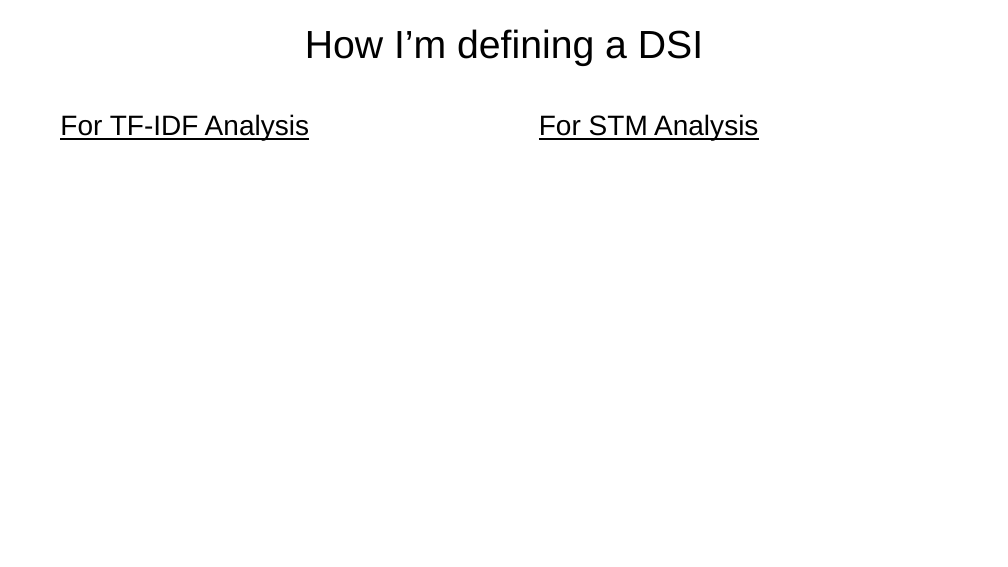
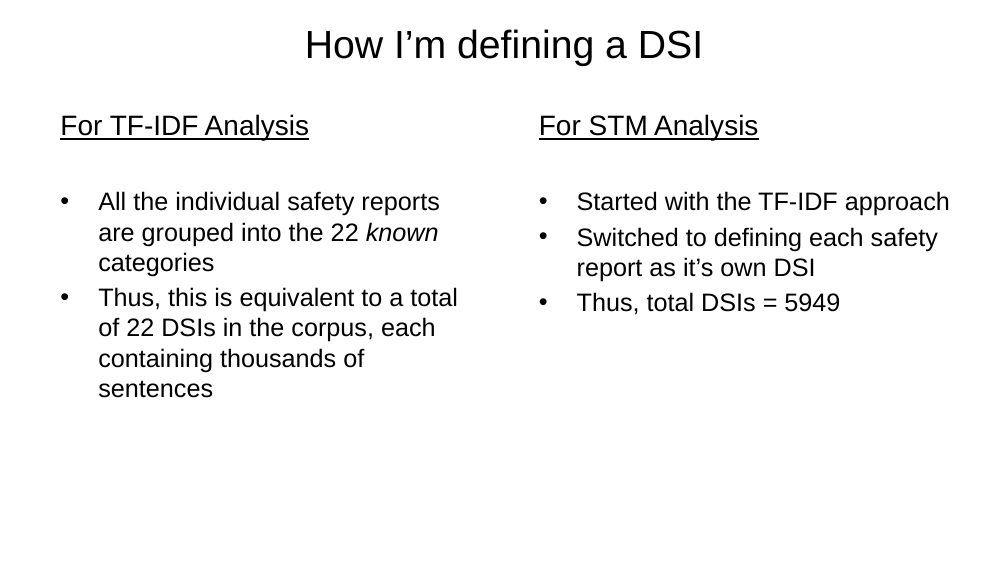
Before and after one commit to rsangole/453_TextAnalysis_FinalProject, a slide deck: slide 10 of reports/Final Report.pptx. Drawn at 1008x567 pixels with LibreOffice and Linux fonts; fonts in the diff are those of the drawing; background and template pictures are left out. Boxes give left, top, right and bottom in pixels: in the first picture for what was removed or moved away, otherwise in the second. Text is boxed around its words. In the diff, an @@ line names an element or a change of style, - is before the commit and + after.

Commit message:
Final report complete

```diff
--- a/reports/Final Report.pptx
+++ b/reports/Final Report.pptx
@@ text at box(98, 191, 458, 398): paragraphs added @@
+• All the individual safety reports are grouped into the 22 known categories
+• Thus, this is equivalent to a total of 22 DSIs in the corpus, each containing thousands of sentences
@@ text at box(577, 191, 950, 315): paragraphs added @@
+• Started with the TF-IDF approach
+• Switched to defining each safety report as it’s own DSI
+• Thus, total DSIs = 5949
```
Also in this commit, not shown: 5 other slides changed, 6 slides added, 7 slides removed, 6 other files.
